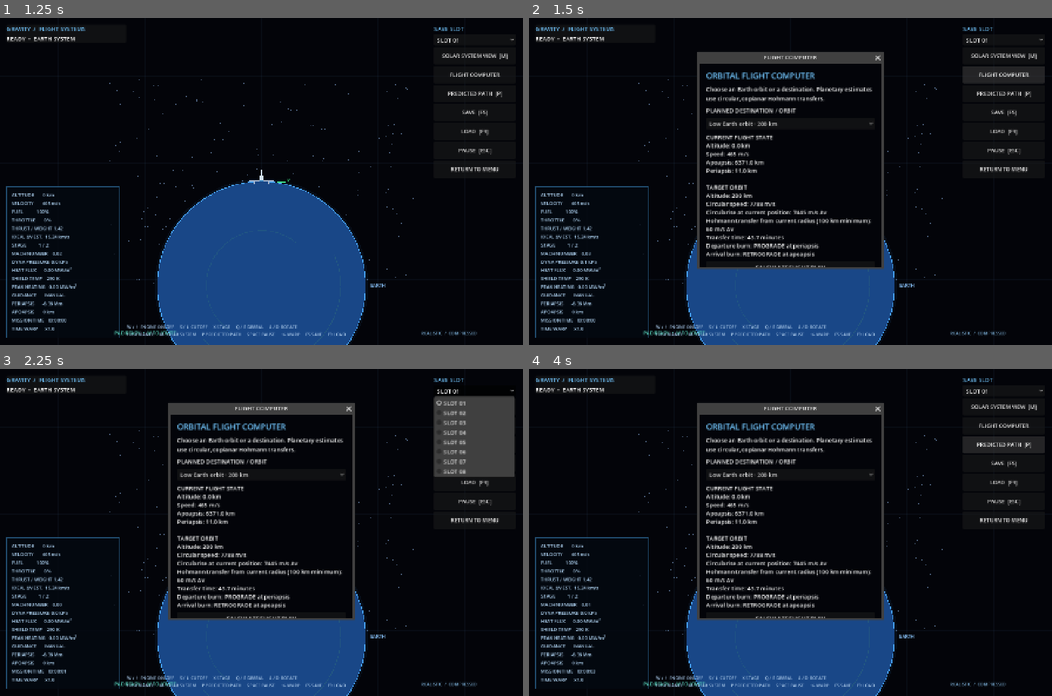
Above: before the commit, frames 1-4 (two rows, left to right).
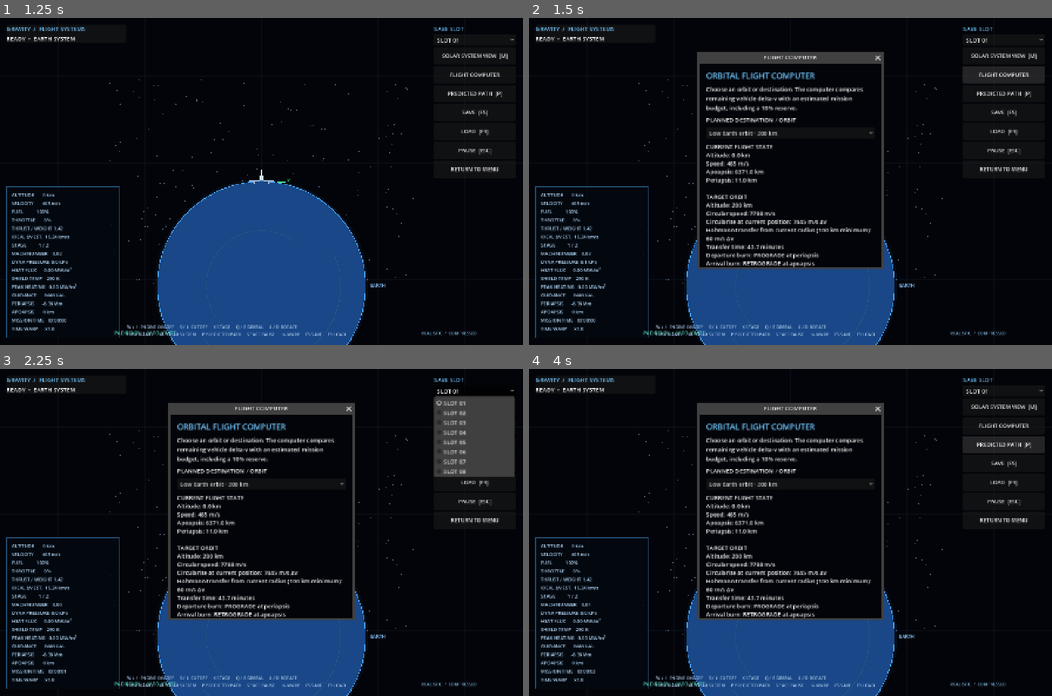
Above: after the commit, the same moments.

Repository: Blagos1195/Gravity-simulator
Game: Godot game, scene res://scenes/main.tscn
Same seed, same stepped clock (60 frames per second), same inputs: the game is played once before the commit and once after it.
Inputs:
- Up to frame 1 (1.25 s): click "START FLIGHT" at 0.5 s
- Up to frame 2 (1.5 s): click "FLIGHT COMPUTER" at 1.25 s
- Up to frame 3 (2.25 s): click "SLOT 01" at 2 s
- Up to frame 4 (4 s): click "SOLAR SYSTEM VIEW [M]" at 2.75 s; click "PREDICTED PATH [P]" at 3.5 s

Frame 1 is identical in both runs. In frame 2, 4.1% of the frame differs, in the area x 33-66%, y 20-77%; in frame 3, 4.1%; in frame 4, 4.1%.

Commit message:
Add mission fuel feasibility report

Diff:
--- a/Gravity/scripts/main.gd
+++ b/Gravity/scripts/main.gd
@@ -443,7 +443,7 @@
 	heading.add_theme_color_override("font_color", Color(0.45, 0.78, 1.0))
 	root.add_child(heading)
 	var description := Label.new()
-	description.text = "Choose an Earth orbit or a destination. Planetary estimates use circular, coplanar Hohmann transfers."
+	description.text = "Choose an orbit or destination. The computer compares remaining vehicle delta-v with an estimated mission budget, including a 10% reserve."
 	description.autowrap_mode = TextServer.AUTOWRAP_WORD_SMART
 	root.add_child(description)
 	var target_label := Label.new()
@@ -484,6 +484,8 @@
 		var state := FlightComputer.orbital_state(sim.rocket_position, sim.velocity)
 		var current_altitude: float = float(sim.rocket_position.length()) - FlightComputer.EARTH_RADIUS
 		var text_lines := PackedStringArray()
+		var remaining_delta_v := FlightComputer.available_delta_v(rocket_design, sim.stage_index, sim.fuel)
+		var required_delta_v := 0.0
 		text_lines.append("CURRENT FLIGHT STATE")
 		text_lines.append("Altitude: %.1f km" % (current_altitude / 1000.0))
 		text_lines.append("Speed: %.0f m/s" % sim.velocity.length())
@@ -504,6 +506,9 @@
 			text_lines.append("Transfer time: %.1f minutes" % (float(orbit_transfer.get("transfer_time", 0.0)) / 60.0))
 			text_lines.append("Departure burn: %s at periapsis" % orbit_departure_direction)
 			text_lines.append("Arrival burn: %s at apoapsis" % ("RETROGRADE" if orbit_departure_direction == "PROGRADE" else "PROGRADE"))
+			var parking_radius := FlightComputer.EARTH_RADIUS + 200000.0
+			var target_orbit_transfer := FlightComputer.hohmann_transfer(parking_radius, target_radius)
+			required_delta_v = 9400.0 + float(target_orbit_transfer.get("total_delta_v", 0.0))
 		else:
 			var planet_index := -1 if selected_id == -1 else -selected_id - 2
 			var destination_transfer := FlightComputer.interplanetary_transfer(planet_index, maxf(200000.0, current_altitude))
@@ -520,8 +525,25 @@
 				text_lines.append("Next ideal departure window: %.1f days" % (window_wait / 86400.0))
 				text_lines.append("Departure burn: %s from the aligned 200 km parking orbit" % ("prograde" if float(destination_transfer.get("direction", 1.0)) > 0.0 else "retrograde"))
 				text_lines.append("Arrival burn: capture into an approximately 200 km orbit (or 1.1 planetary radii for gas giants)")
+				required_delta_v = 9400.0 + float(destination_transfer.get("total_delta_v", 0.0))
 			text_lines.append("")
 			text_lines.append("Estimates assume circular coplanar orbits and patched-conic departure. Arrival capture is calculated but not yet flown by autopilot.")
+		text_lines.append("")
+		text_lines.append("VEHICLE FUEL FEASIBILITY")
+		text_lines.append("Remaining ideal vehicle Δv: %.2f km/s" % (remaining_delta_v / 1000.0))
+		text_lines.append("Estimated mission budget: %.2f km/s" % (required_delta_v / 1000.0))
+		text_lines.append("Budget with 10%% reserve: %.2f km/s" % (required_delta_v * 1.1 / 1000.0))
+		var margin := remaining_delta_v - required_delta_v * 1.1
+		text_lines.append("Margin after reserve: %+.2f km/s" % (margin / 1000.0))
+		if remaining_delta_v <= 0.0:
+			text_lines.append("STATUS: NO USABLE PROPELLANT")
+		elif margin >= 0.0:
+			text_lines.append("STATUS: DELTA-V BUDGET PASSES")
+		elif remaining_delta_v >= required_delta_v:
+			text_lines.append("STATUS: MARGINAL - NO 10%% RESERVE")
+		else:
+			text_lines.append("STATUS: INSUFFICIENT DELTA-V")
+		text_lines.append("Ideal rocket-equation estimate only. Real ascent, steering and correction losses can make a nominal pass fail.")
 		report.text = "\n".join(text_lines)
 	calculate.pressed.connect(update_report)
 	target.item_selected.connect(func(_index: int): update_report.call())
